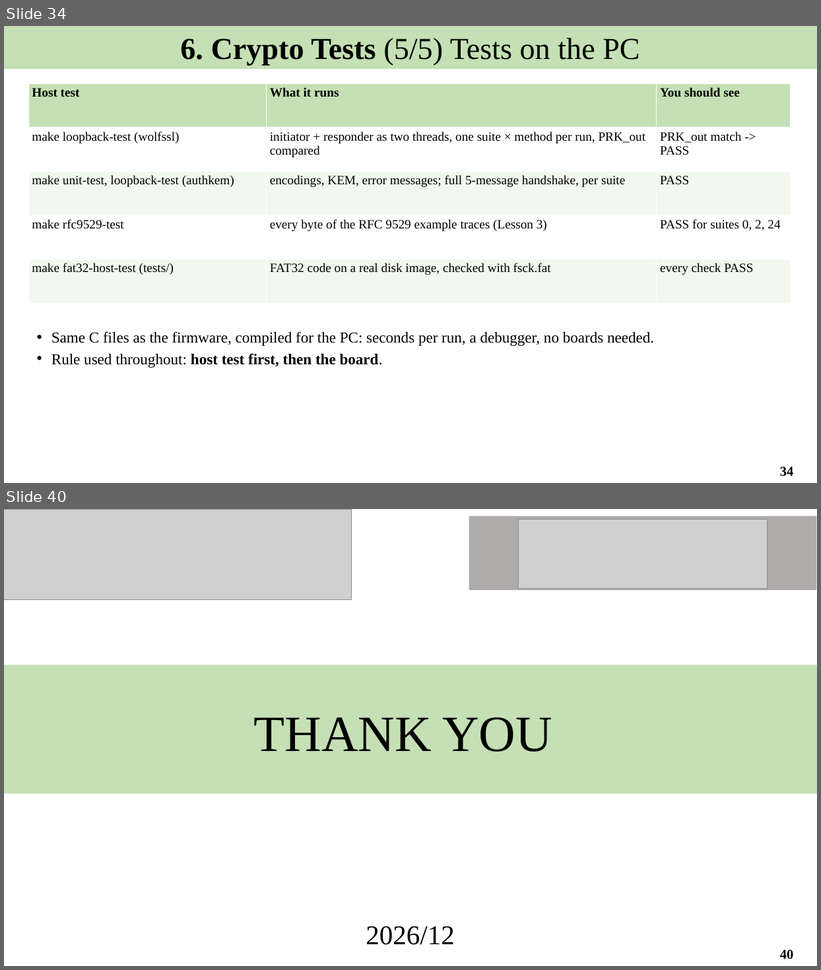
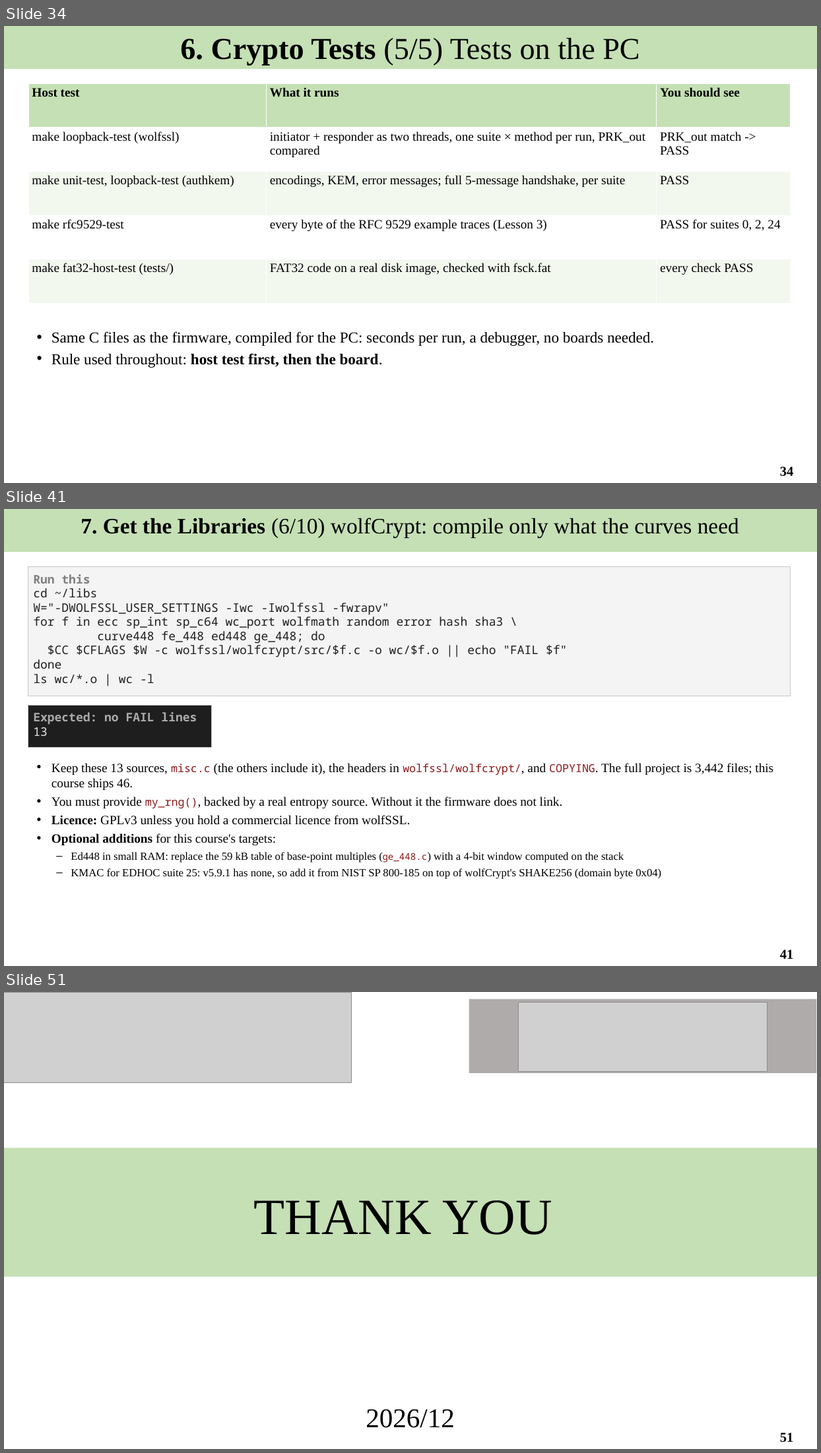
Before and after one commit to Khaiduy/chipyard-edhoc, a slide deck: fpga/sw/export/docs/slides/02_Software_environment_and_tests.pptx. Shown one above the other, each under a label of ours: slides 34 and 40 before the commit, slides 34, 41 and 51 after it; the slides between them are not shown. The pictures are 821x970 and 821x1453 pixels, drawn with LibreOffice and Linux fonts; fonts in the diff are those of the drawing; grey boxes stand for pictures. Boxes give left, top, right and bottom in pixels: in the first picture for what was removed or moved away, otherwise in the second. Text is boxed around its words. In the diff, an @@ line names an element or a change of style, - is before the commit and + after.

```diff
--- a/fpga/sw/export/docs/slides/02_Software_environment_and_tests.pptx
+++ b/fpga/sw/export/docs/slides/02_Software_environment_and_tests.pptx
@@ slide 41 added at [4,509,817,966], background #FFFFFF @@
@@ rectangle added at [4,509,817,553], fill #C5E0B4, 26 pt, text #000000 @@
+7. Get the Libraries (6/10) wolfCrypt: compile only what the curves need
@@ rectangle added at [28,567,791,696], fill #F4F4F4, outline #C8C8C8 0.75 pt, 14 pt, text #1F1F1F @@
+Run this
+cd ~/libs
+W="-DWOLFSSL_USER_SETTINGS -Iwc -Iwolfssl -fwrapv"
+for f in ecc sp_int sp_c64 wc_port wolfmath random error hash sha3 \
+curve448 fe_448 ed448 ge_448; do
+$CC $CFLAGS $W -c wolfssl/wolfcrypt/src/$f.c -o wc/$f.o || echo "FAIL $f"
+done
+ls wc/*.o | wc -l
@@ rectangle added at [28,706,211,747], fill #1E1E1E, outline #C8C8C8 0.75 pt, 14 pt, text #AAAAAA, bold @@
+Expected: no FAIL lines
+13
@@ text added at [52,763,774,879], 15 pt, text #000000 @@
+• Keep these 13 sources, misc.c (the others include it), the headers in wolfssl/wolfcrypt/, and COPYING. The full project is 3,442 files; this course ships 46.
+• You must provide my_rng(), backed by a real entropy source. Without it the firmware does not link.
+• Licence: GPLv3 unless you hold a commercial licence from wolfSSL.
+• Optional additions for this course's targets:
+– Ed448 in small RAM: replace the 59 kB table of base-point multiples (ge_448.c) with a 4-bit window computed on the stack
+– KMAC for EDHOC suite 25: v5.9.1 has none, so add it from NIST SP 800-185 on top of wolfCrypt's SHAKE256 (domain byte 0x04)
@@ page number added at [780,950,793,959], 16 pt, text #000000, bold @@
+41
@@ what was slide 40 is now slide 51 @@
@@ page number at [780,1433,793,1443]: text changed @@
-40
+51
```
Also in this commit, not shown: 13 slides changed, 10 other slides added, 5 other files.
